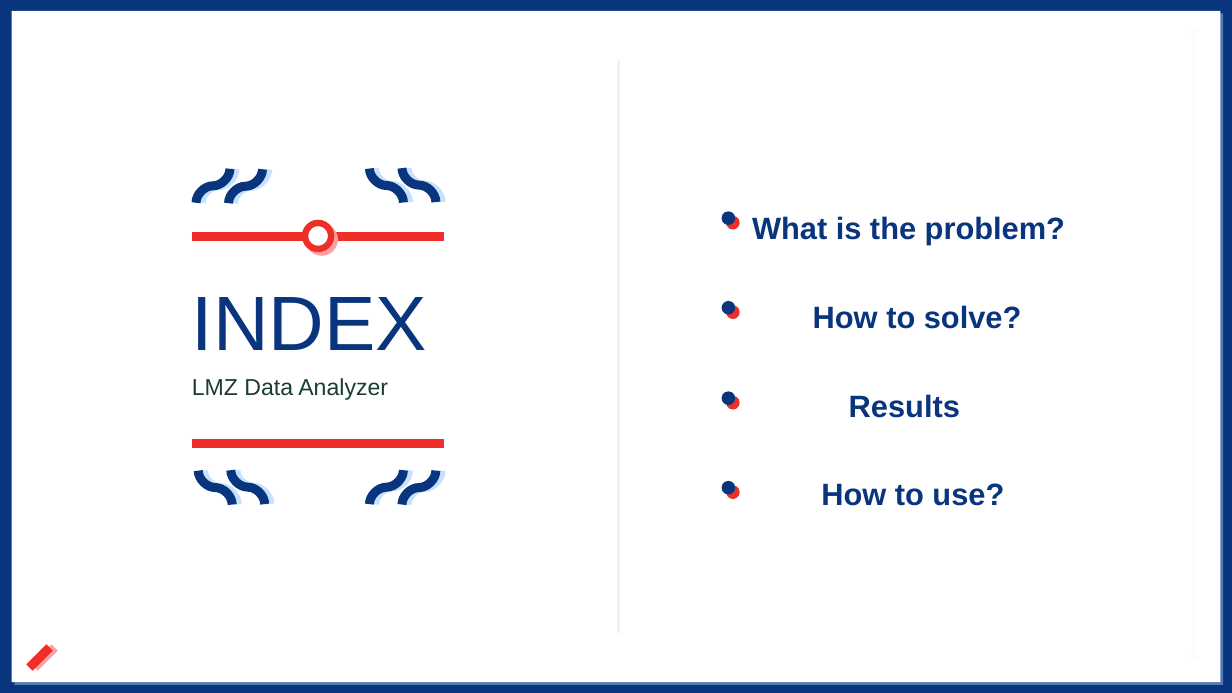
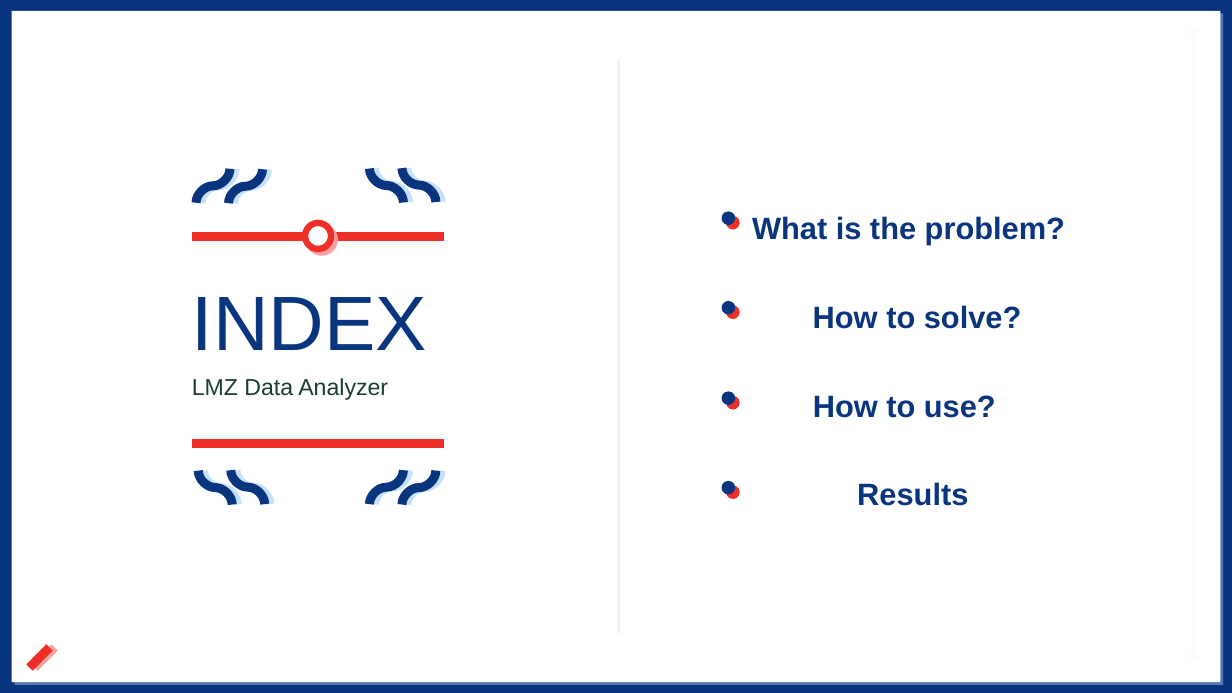
Before and after one commit to PE02TEAMA3/A3TW, a slide deck: slide 2 of ppt/PE2_A3_Final_PT.pptx. Drawn at 1232x693 pixels with LibreOffice and Linux fonts; fonts in the diff are those of the drawing. Boxes give left, top, right and bottom in pixels: in the first picture for what was removed or moved away, otherwise in the second. Text is boxed around its words. In the diff, an @@ line names an element or a change of style, - is before the commit and + after.

```diff
--- a/ppt/PE2_A3_Final_PT.pptx
+++ b/ppt/PE2_A3_Final_PT.pptx
@@ text at [813,395,996,418]: paragraph added @@
+How to use?
@@ text at [821,483,1004,506]: paragraph removed @@
-How to use?
```
Also in this commit, not shown: 3 other slides changed, 12 slides removed, 4 other files.
